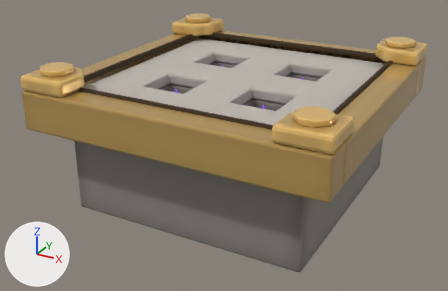
The glTF model assets/models/board_spikes_2.glb, before and after one commit.
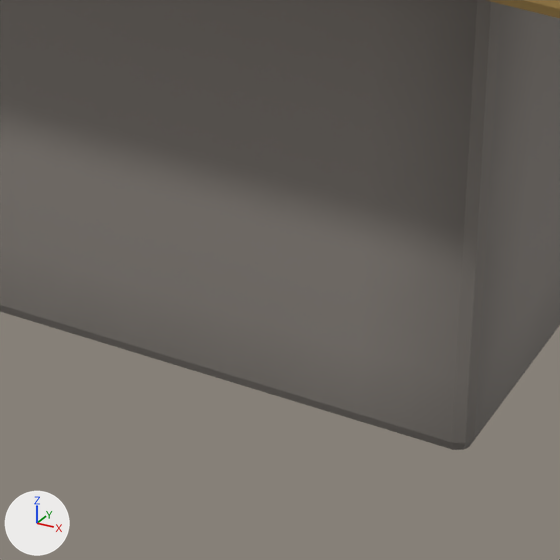
The first picture shows the older version from a camera (50 mm lens) standing at (0.914, -1.781, 0.736) and looking at (-0.046, -0.036, -0.136). The close-ups show the older and then the newer version on the part from 50% to 71% of the width and 68% to 100% of the height of that picture. Only the edits that show in the close-ups are written down. Every picture has the same lights, and +X, +Y and +Z are marked at lower left. Where no turn or scale is listed for an object, it has been applied to the vertices.

Names of what the first close-up shows: 'BaseFloor', 'Gold1'.
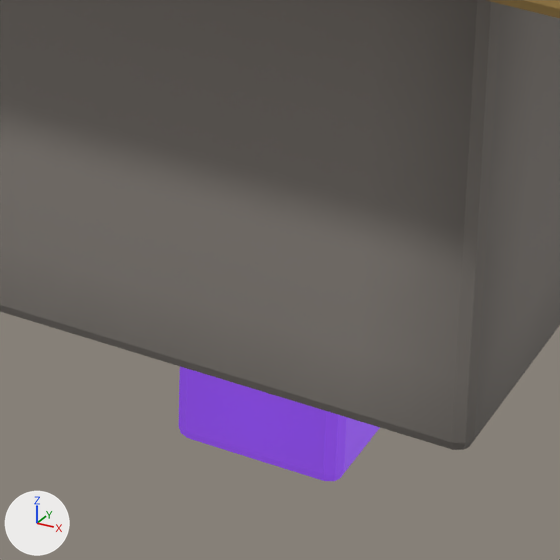
Changed parts and their boxes (x1, y1, x2, y2) in the close-ups (560 x 560 px):
'SpikeShaft6', added (purple)
    after: (179, 367, 380, 481)

The change in detail:
Mesh me_spikeshaft6 is new.
It has 322 vertices, 640 faces and spans x 0.192..0.288, y -0.288..-0.192, z -0.425..-0.018.
It uses material mat_board_accent.
Object 'SpikeShaft6' (ob_spikeshaft6) is new; it shows me_spikeshaft6.
Its location is (0.0, 0.0, 0.0).
